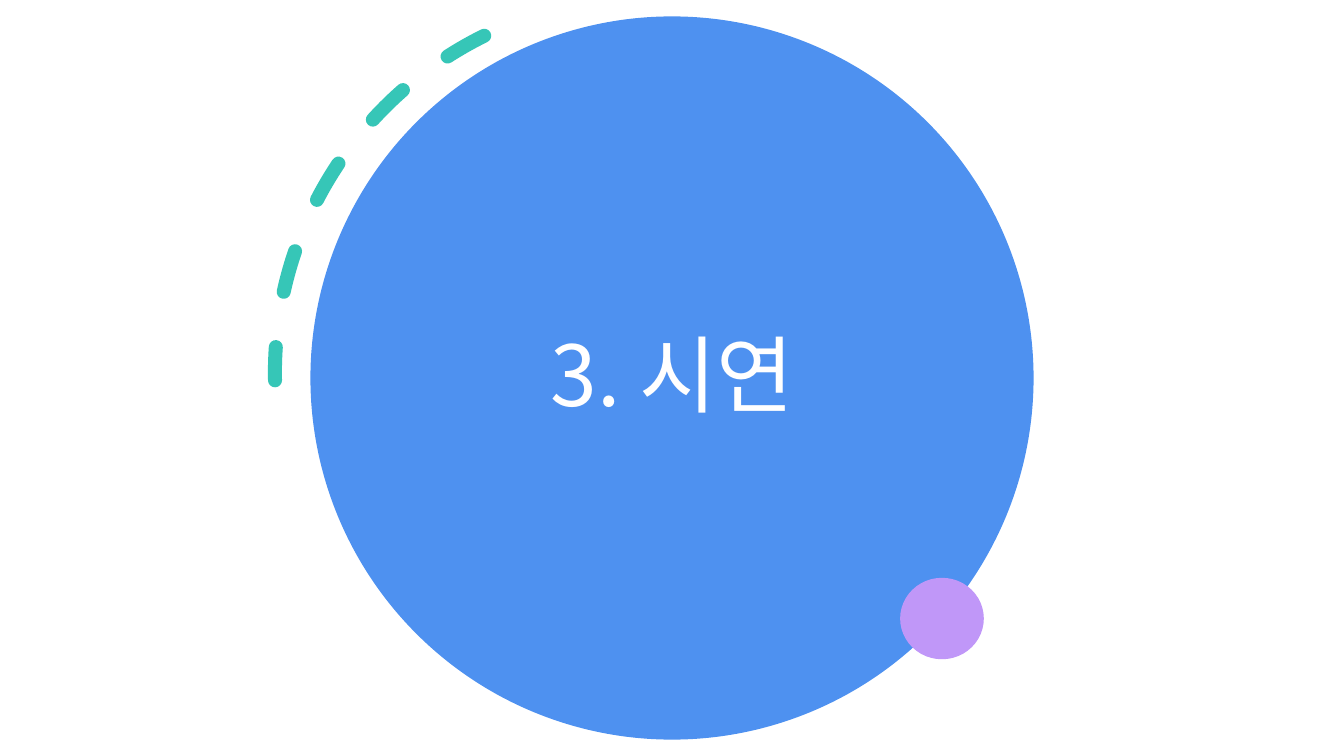
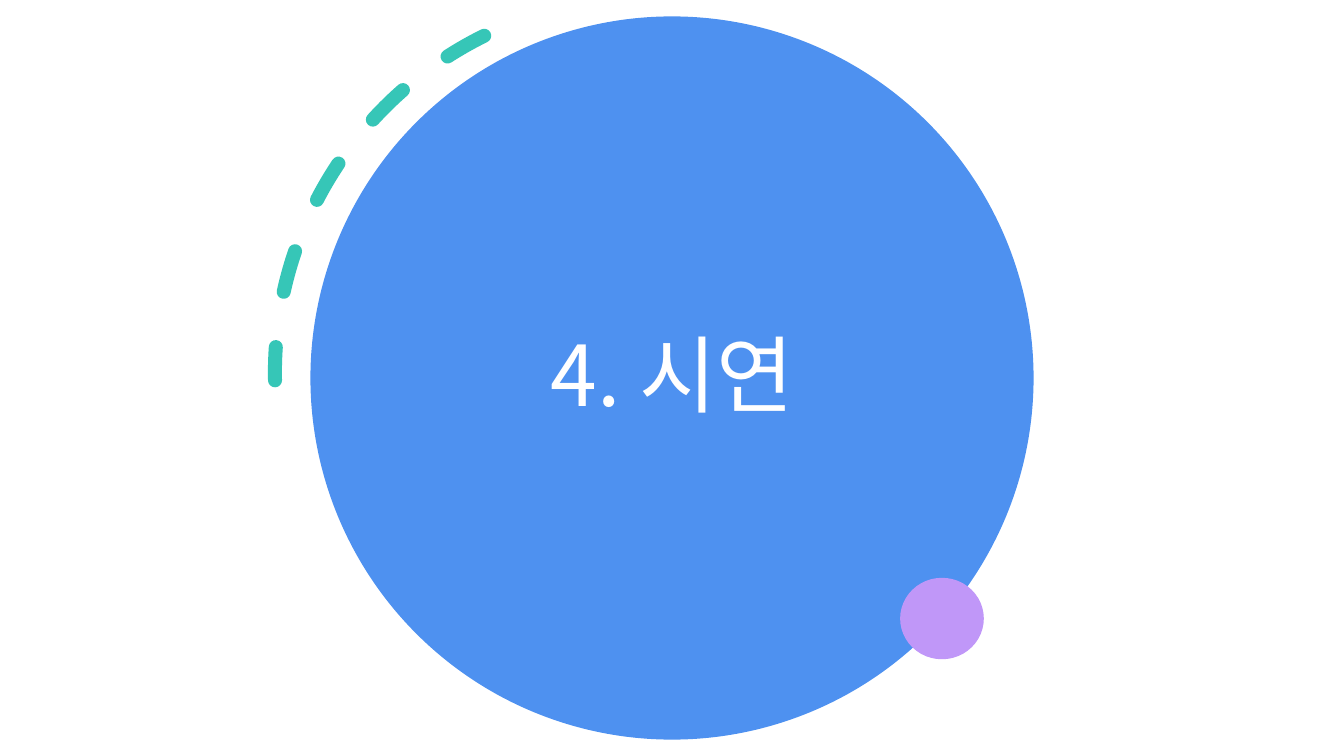
Before and after one commit to jinwon-cmskorea/cmskorea_board, a slide deck: slide 16 of document/CMS_Board_Project.pptx (slide 15 before the commit). Drawn at 1344x756 pixels with LibreOffice and Linux fonts; fonts in the diff are those of the drawing. Boxes give left, top, right and bottom in pixels: in the first picture for what was removed or moved away, otherwise in the second. Text is boxed around its words. In the diff, an @@ line names an element or a change of style, - is before the commit and + after.

```diff
--- a/document/CMS_Board_Project.pptx
+++ b/document/CMS_Board_Project.pptx
@@ title at <box>551,336,794,413</box>: text changed @@
-3. 시연
+4. 시연
```
Also in this commit, not shown: 3 other slides changed, 1 slide added.
